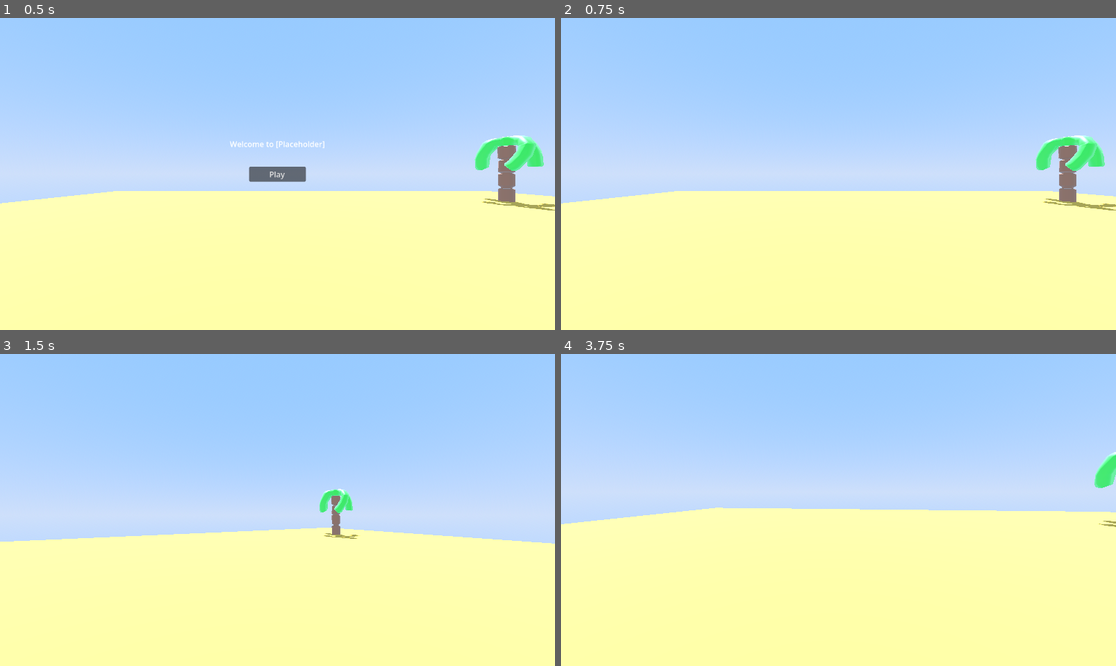
Above: before the commit, frames 1-4 (two rows, left to right).
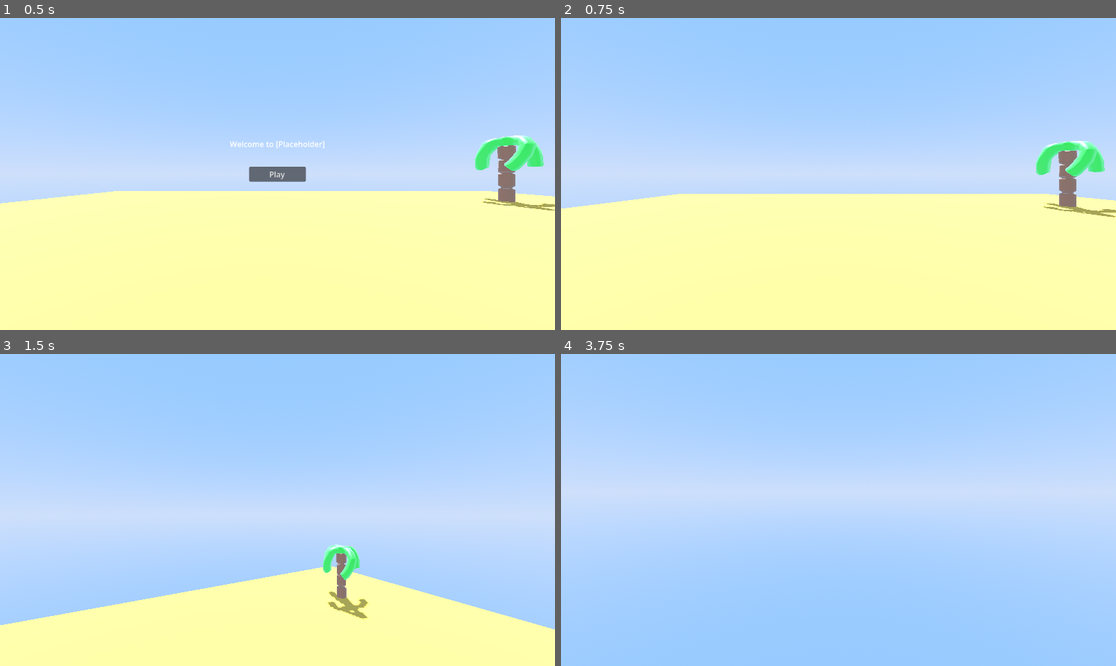
Above: after the commit, the same moments.

Repository: DabPlayZ1/Placeholder
Game: Godot game, scene res://mains.tscn
Same seed, same stepped clock (60 frames per second), same inputs: the game is played once before the commit and once after it.
Inputs (mouse positions are in pixels of both pictures, inside the frame that each line leads up to):
- Up to frame 1 (0.5 s): no input
- Up to frame 2 (0.75 s): click "Play" at 0.5 s
- Up to frame 3 (1.5 s): tap Enter at 1.25 s; move the mouse to (305, 510) at 1.27 s; hold W (Forward) from 1.28 s (still down); tap Space (Jump) at 1.35 s
- Up to frame 4 (3.75 s): keep holding W (Forward); tap Space (Jump) at 1.52, 1.82, 2.1, 2.27, 2.57, 2.75, 2.85, 3.6 s; move the mouse to (810, 510) at 2.02 s; move the mouse to (849, 503) at 2.77 s; tap Enter at 3.5 s; move the mouse to (832, 516) at 3.52 s

Frame 1 is identical in both runs. In frame 2, 2.2% of the frame differs, in the area x 0-100%, y 37-64%; in frame 3, 21%; in frame 4, 50%, in the area x 0-100%, y 31-100%.

Commit message:
Movement Done

Diff:
--- a/character.gd
+++ b/character.gd
@@ -27,18 +27,16 @@
 
 
 func _physics_process(delta: float) -> void:
-	if can_move:
+	if can_move == true:
 		var directions : Vector2 = Input.get_vector("Left", "Right", "Forward", "Backwards")
 		var movement : Vector3 = Vector3(directions.x, 0, directions.y).normalized()
 		var local_movement : Vector3 = transform.basis * movement
-		velocity.x += local_movement.x * speed * delta
-		velocity.x = clamp(velocity.x, -speed, speed)
-		velocity.z += local_movement.z * speed * delta
 		velocity.z = clamp(velocity.z, -speed, speed)
 		velocity.x = move_toward(velocity.x, local_movement.x*speed, acceleration*delta)
 		velocity.z = move_toward(velocity.z, local_movement.z*speed, acceleration*delta)
 		velocity.y -= gravity * delta
-
+		if Input.is_action_just_pressed("Jump"):
+			velocity.y = jumpheight
 		move_and_slide()
 #extends CharacterBody3D
 #var sensitivity : float = 0.5
--- a/mains.tscn
+++ b/mains.tscn
@@ -99,4 +99,5 @@
 [node name="CollisionShape3D" type="CollisionShape3D" parent="Ground" unique_id=718940785]
 shape = SubResource("BoxShape3D_k6qg0")
 
+[connection signal="pressed" from="Play" to="Player" method="_on_play_pressed"]
 [connection signal="pressed" from="Play" to="Play" method="_on_pressed"]
--- a/project.godot
+++ b/project.godot
@@ -11,7 +11,7 @@
 [application]
 
 config/name="Placeholder"
-run/main_scene="uid://47pe7sys60j0"
+run/main_scene="uid://s635ttbsk5i5"
 config/features=PackedStringArray("4.6", "GL Compatibility")
 config/icon="res://icon.svg"
 
Not shown: 1 places in mains.tscn that only renumber resources
